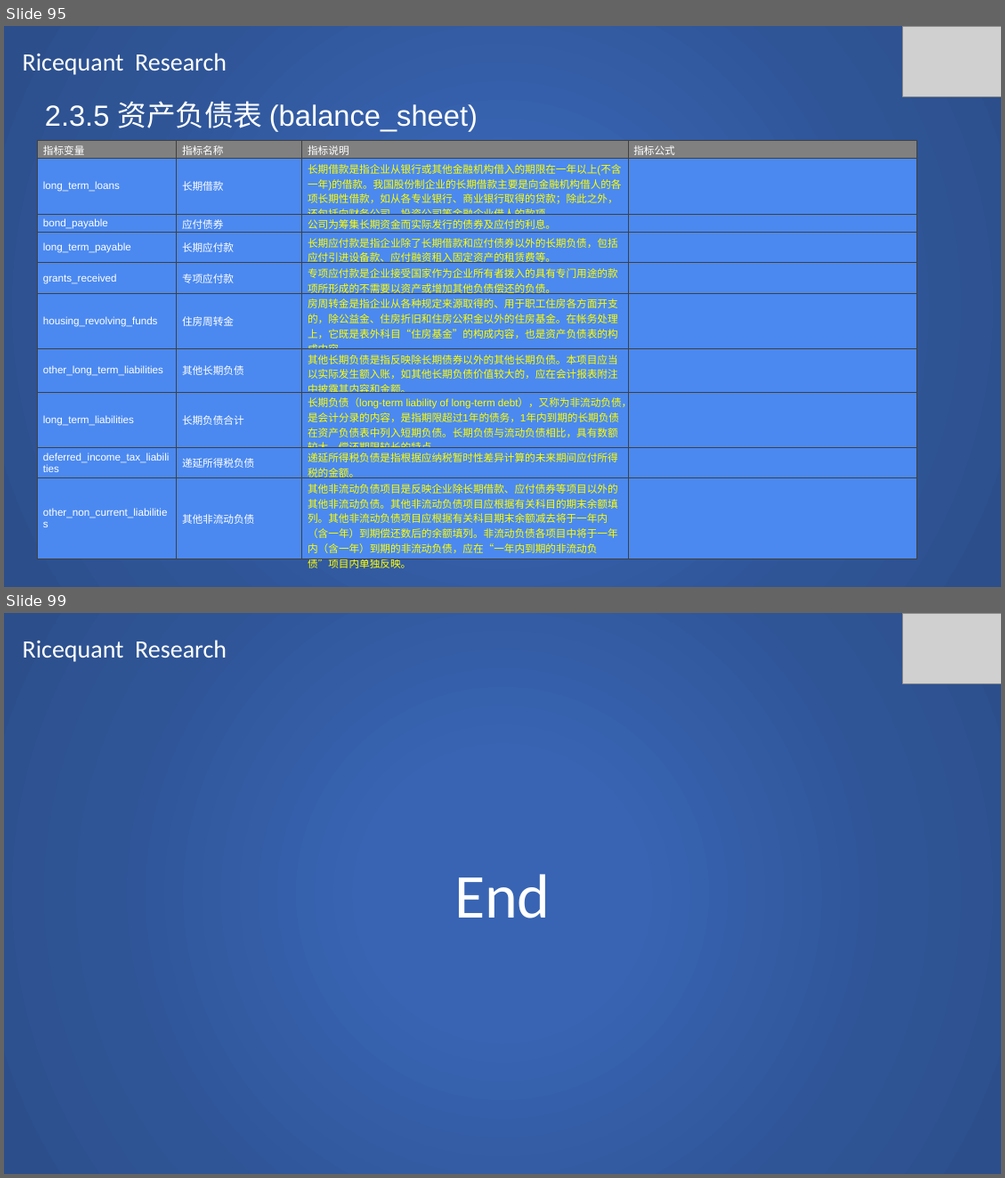
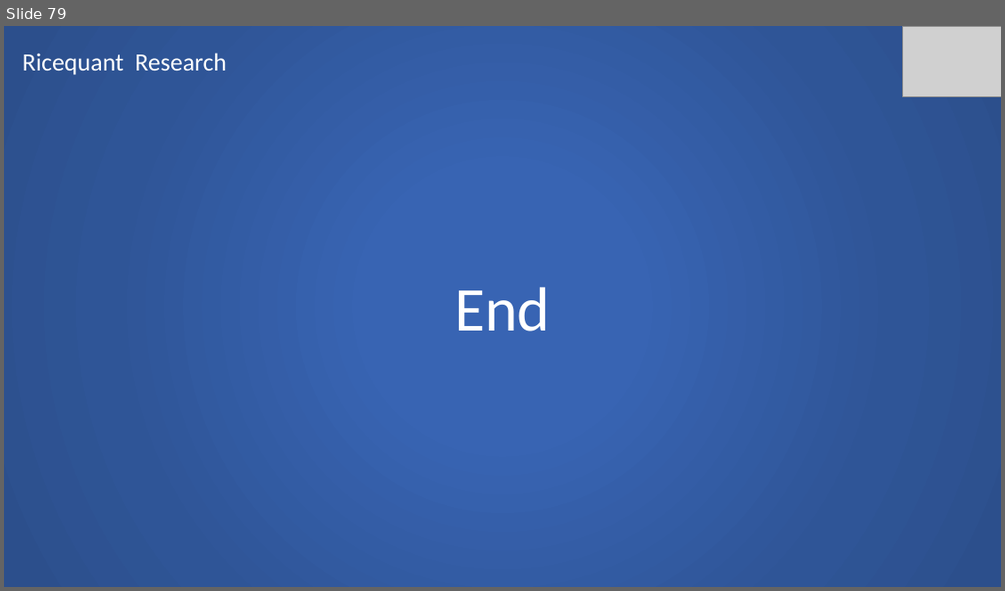
Before and after one commit to SCITLAS/Stellar, a slide deck: Stellar_0.1/documents/rice_quant_research.pptx. Shown one above the other, each under a label of ours: slides 95 and 99 before the commit, slide 79 after it; the slides between them are not shown. The pictures are 1005x1178 and 1005x591 pixels, drawn with LibreOffice and Linux fonts; fonts in the diff are those of the drawing; grey boxes stand for pictures. Boxes give left, top, right and bottom in pixels: in the first picture for what was removed or moved away, otherwise in the second. Text is boxed around its words. In the diff, an @@ line names an element or a change of style, - is before the commit and + after.

Commit message:
Ricequant research 60% done.

```diff
--- a/Stellar_0.1/documents/rice_quant_research.pptx
+++ b/Stellar_0.1/documents/rice_quant_research.pptx
@@ slide 95 removed at (x1=4, y1=26, x2=1001, y2=587), background #FFFFFF @@
@@ rectangle removed at (x1=4, y1=26, x2=1001, y2=587) @@
@@ picture removed at (x1=902, y1=26, x2=1001, y2=96) @@
@@ text removed at (x1=23, y1=53, x2=226, y2=75) @@
-Ricequant Research
@@ text removed at (x1=45, y1=101, x2=477, y2=131) @@
-2.3.5 资产负债表 (balance_sheet)
@@ table removed at (x1=38, y1=141, x2=918, y2=572), 10 rows, 4 columns @@
-指标变量 | 指标名称 | 指标说明 | 指标公式
-long_term_loans | 长期借款 | 长期借款是指企业从银行或其他金融机构借入的期限在一年以上(不含一年)的借款。我国股份制企业的长期借款主要是向金融机构借人的各项长期性借款，如从各专业银行、商业银行取得的贷款；除此之外，还包括向财务公司、投资公司等金融企业借人的款项。 | 
-bond_payable | 应付债券 | 公司为筹集长期资金而实际发行的债券及应付的利息。 | 
-long_term_payable | 长期应付款 | 长期应付款是指企业除了长期借款和应付债券以外的长期负债，包括应付引进设备款、应付融资租入固定资产的租赁费等。 | 
-grants_received | 专项应付款 | 专项应付款是企业接受国家作为企业所有者拨入的具有专门用途的款项所形成的不需要以资产或增加其他负债偿还的负债。 | 
-housing_revolving_funds | 住房周转金 | 房周转金是指企业从各种规定来源取得的、用于职工住房各方面开支的，除公益金、住房折旧和住房公积金以外的住房基金。在帐务处理上，它既是表外科目“住房基金”的构成内容，也是资产负债表的构成内容。 | 
-other_long_term_liabilities | 其他长期负债 | 其他长期负债是指反映除长期债券以外的其他长期负债。本项目应当以实际发生额入账，如其他长期负债价值较大的，应在会计报表附注中披露其内容和金额。 | 
-long_term_liabilities | 长期负债合计 | 长期负债（long-term liability of long-term debt），又称为非流动负债，是会计分录的内容，是指期限超过1年的债务，1年内到期的长期负债在资产负债表中列入短期负债。长期负债与流动负债相比，具有数额较大、偿还期限较长的特点。 | 
-deferred_income_tax_liabilities | 递延所得税负债 | 递延所得税负债是指根据应纳税暂时性差异计算的未来期间应付所得税的金额。 | 
-other_non_current_liabilities | 其他非流动负债 | 其他非流动负债项目是反映企业除长期借款、应付债券等项目以外的其他非流动负债。其他非流动负债项目应根据有关科目的期末余额填列。其他非流动负债项目应根据有关科目期末余额减去将于一年内（含一年）到期偿还数后的余额填列。非流动负债各项目中将于一年内（含一年）到期的非流动负债，应在“一年内到期的非流动负债”项目内单独反映。 | 
@@ what was slide 99 is now slide 79 @@
```
Also in this commit, not shown: 3 slides changed, 4 slides added, 23 other slides removed.
